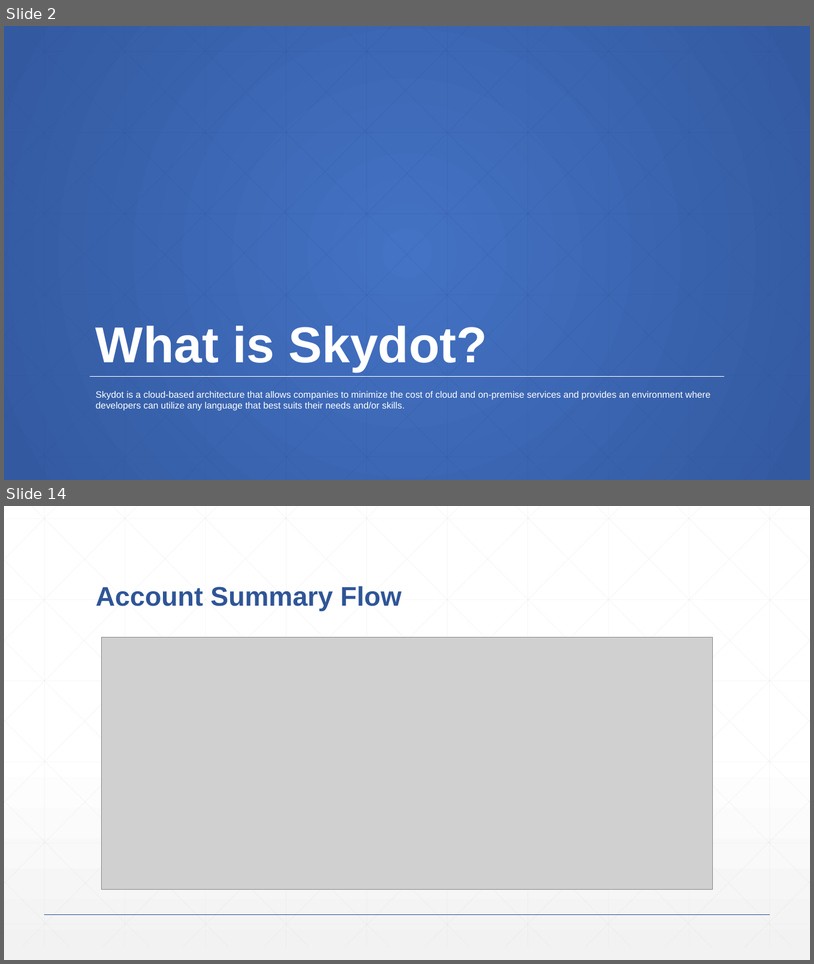
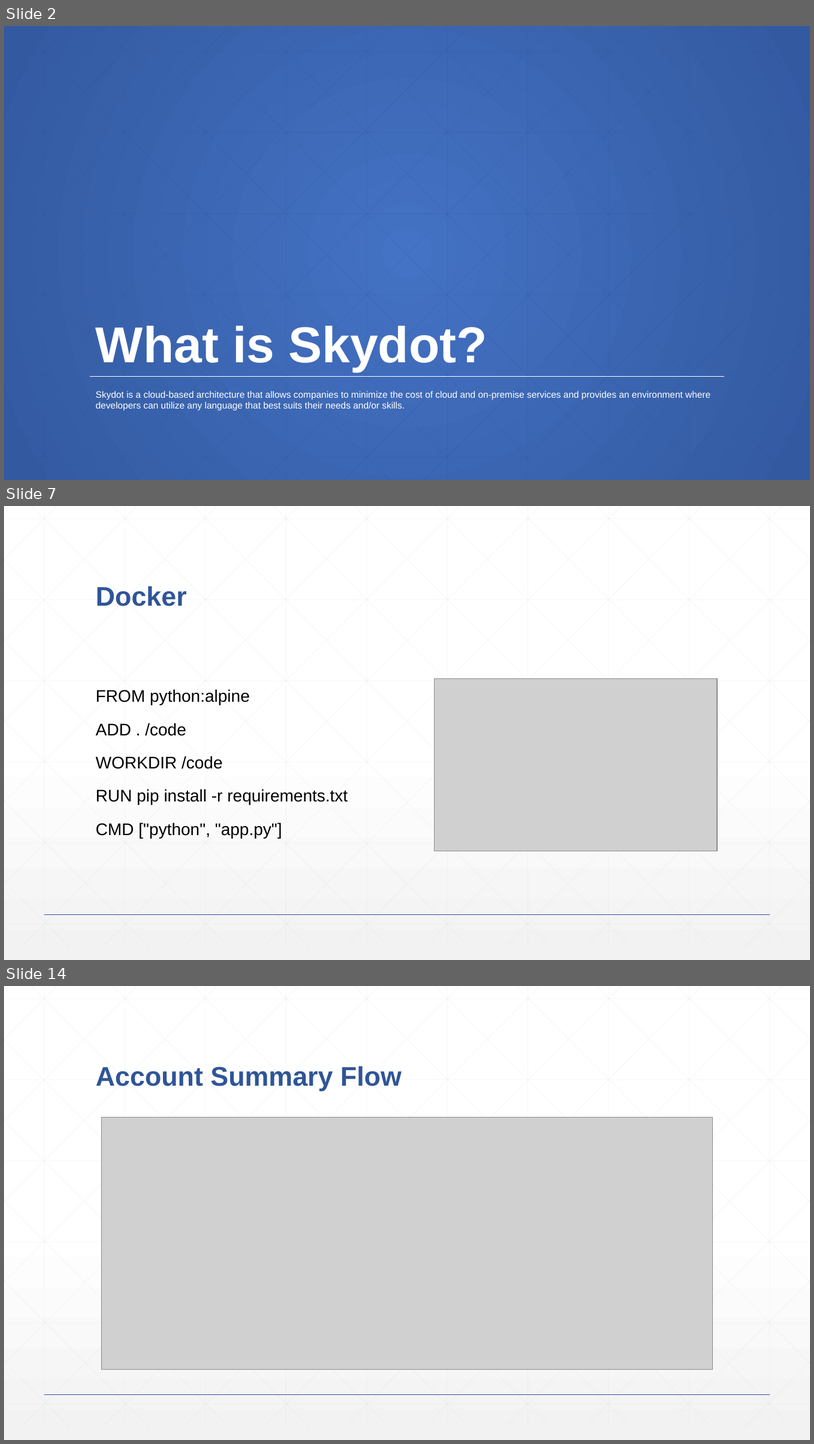
Before and after one commit to lexibrown/Skydot, a slide deck: documentation/presentation.pptx. Shown one above the other, each under a label of ours: slides 2 and 14 before the commit, slides 2, 7 and 14 after it; the slides between them are not shown. The pictures are 814x964 and 814x1444 pixels, drawn with LibreOffice and Linux fonts; fonts in the diff are those of the drawing; grey boxes stand for pictures. Boxes give left, top, right and bottom in pixels: in the first picture for what was removed or moved away, otherwise in the second. Text is boxed around its words. In the diff, an @@ line names an element or a change of style, - is before the commit and + after.

```diff
--- a/documentation/presentation.pptx
+++ b/documentation/presentation.pptx
@@ slide 7 added at box(4, 506, 810, 960), background gradient #FFFFFF to #F2F2F2; not listed: 47 template elements that a slide beside it also shows @@
@@ title added at box(96, 586, 187, 606), 32 pt, text #2F5597, bold @@
+Docker
@@ picture added at box(435, 678, 718, 851) @@
@@ text added at box(96, 689, 348, 838), 20 pt, text #000000 @@
+FROM python:alpine
+ADD . /code
+WORKDIR /code
+RUN pip install -r requirements.txt
+CMD ["python", "app.py"]
```
Also in this commit, not shown: 12 slides changed, 3 other slides added, 8 slides removed, 9 other files.
